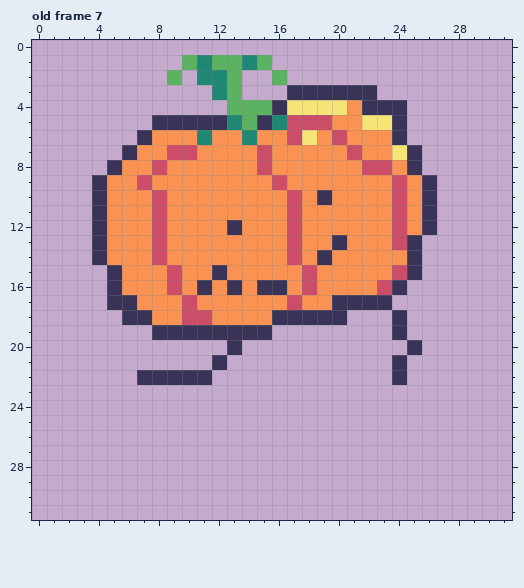
Edited in one commit: pixel-art file (Sprites/Kin/kin2.ase). Above is the file before it was changed.
32x32 pixels, 15 frames. Shown: old frame 7. The commit also changed other frames, which this record leaves out.
The result:
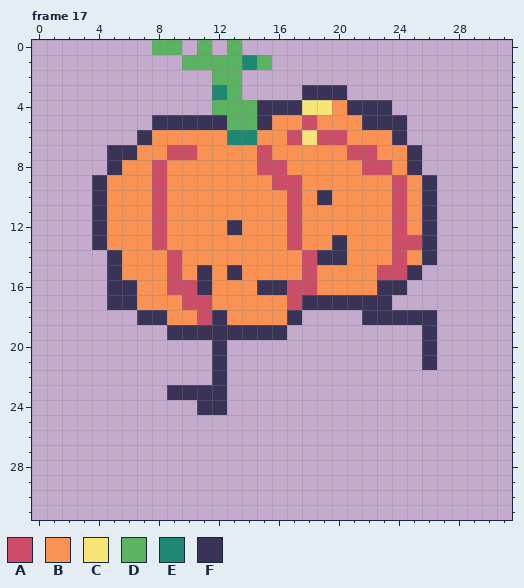
Palette (. is transparent): A #cb4d68  B #f99252  C #f7e476  D #5bb361  E #1e8875  F #393457
A new or re-ordered frame is compared with the old frame closest to it.
Edits made:
frames 15 -> 21
Changed rows in their new state; - is an unchanged pixel.
Frame 17 is new; against old frame 7:
first column x 5:
 0 ---DD-D-D-----------
 1 ------D-------------
 2 ----.-.D---.--------
 3 ------------.---..--
 4 -------D--F-F--BF--.
 5 --------D--BB-B--FF-
 6 ------B-E-----A-----
 7 F----------------A-B
 8 -----------A--------
 9 --BA--------A-------
first column x 4:
13 ---------------------AF
14 .F--BA-------BA-F---ABF
15 -------FBF---------A---
16 --F---A--B---A-----F---
17 -------A------FF-------
18 --.-F-B-F---B-...-FF-FF
19 ----.-------F-------.-F
20 --------F.-----------.F
21 --------------------.-F
22 ---.....F-----------.--
23 -----FFFF--------------
24 -------FF--------------
